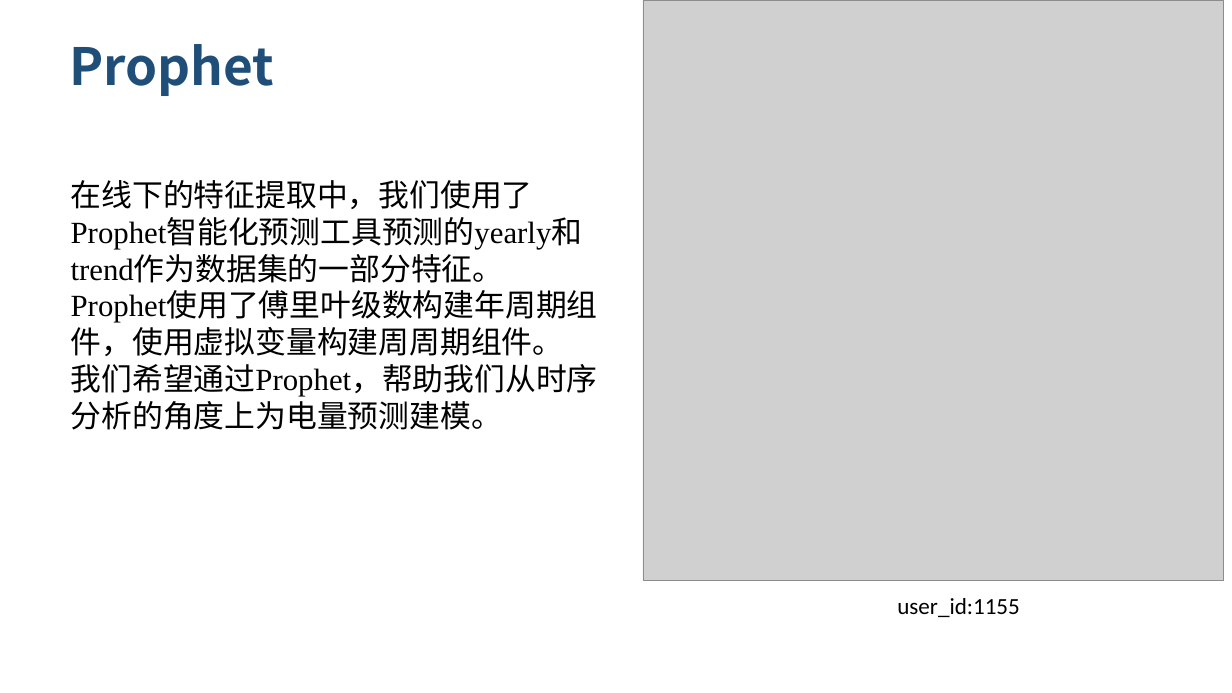
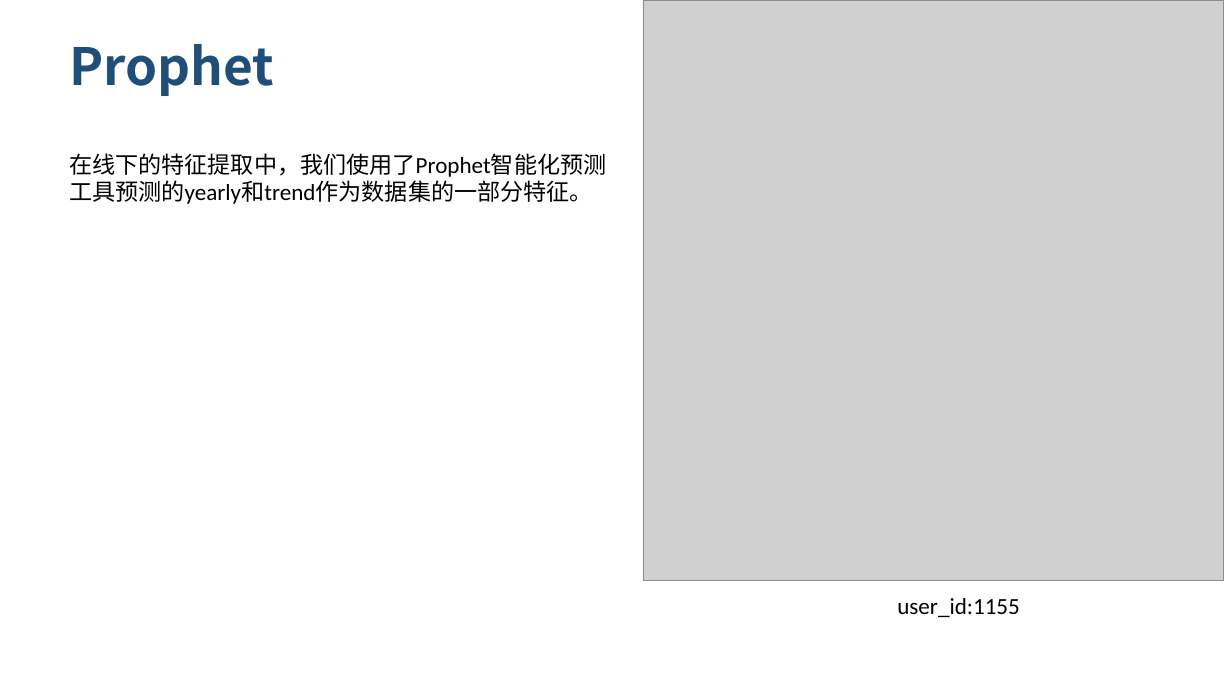
Before and after one commit to lvniqi/tianchi_power, a slide deck: slide 10 of presentation.pptx. Drawn at 1232x693 pixels with LibreOffice and Linux fonts; fonts in the diff are those of the drawing; grey boxes stand for pictures; background and template pictures are left out. Boxes give left, top, right and bottom in pixels: in the first picture for what was removed or moved away, otherwise in the second. Text is boxed around its words. In the diff, an @@ line names an element or a change of style, - is before the commit and + after.

```diff
--- a/presentation.pptx
+++ b/presentation.pptx
@@ text "在线下的特征提取中，我们使用了Prophet智能化预测工具预测的yearly和trend作为数据集的一部分特征。": place and size @@
-text "在线下的特征提取中，我们使用了Prophet智能化预测工具预测的yearly和trend作为数据集的一部分特征。" at box(71, 180, 598, 430)
+text "在线下的特征提取中，我们使用了Prophet智能化预测工具预测的yearly和trend作为数据集的一部分特征。" at box(69, 153, 606, 204)
@@ text "在线下的特征提取中，我们使用了Prophet智能化预测工具预测的yearly和trend作为数据集的一部分特征。" at box(69, 153, 606, 204): size 24 to 18 pt; font Times New Roman to Calibri in "在线下的特征提取中，我们使用了Prophet智能化预测工具预测的yearly和trend作为数据集的一部分特征。" @@
@@ text at box(71, 322, 598, 430): paragraphs removed @@
-Prophet使用了傅里叶级数构建年周期组件，使用虚拟变量构建周周期组件。
-我们希望通过Prophet，帮助我们从时序分析的角度上为电量预测建模。
```
Also in this commit, not shown: 8 other slides changed.
